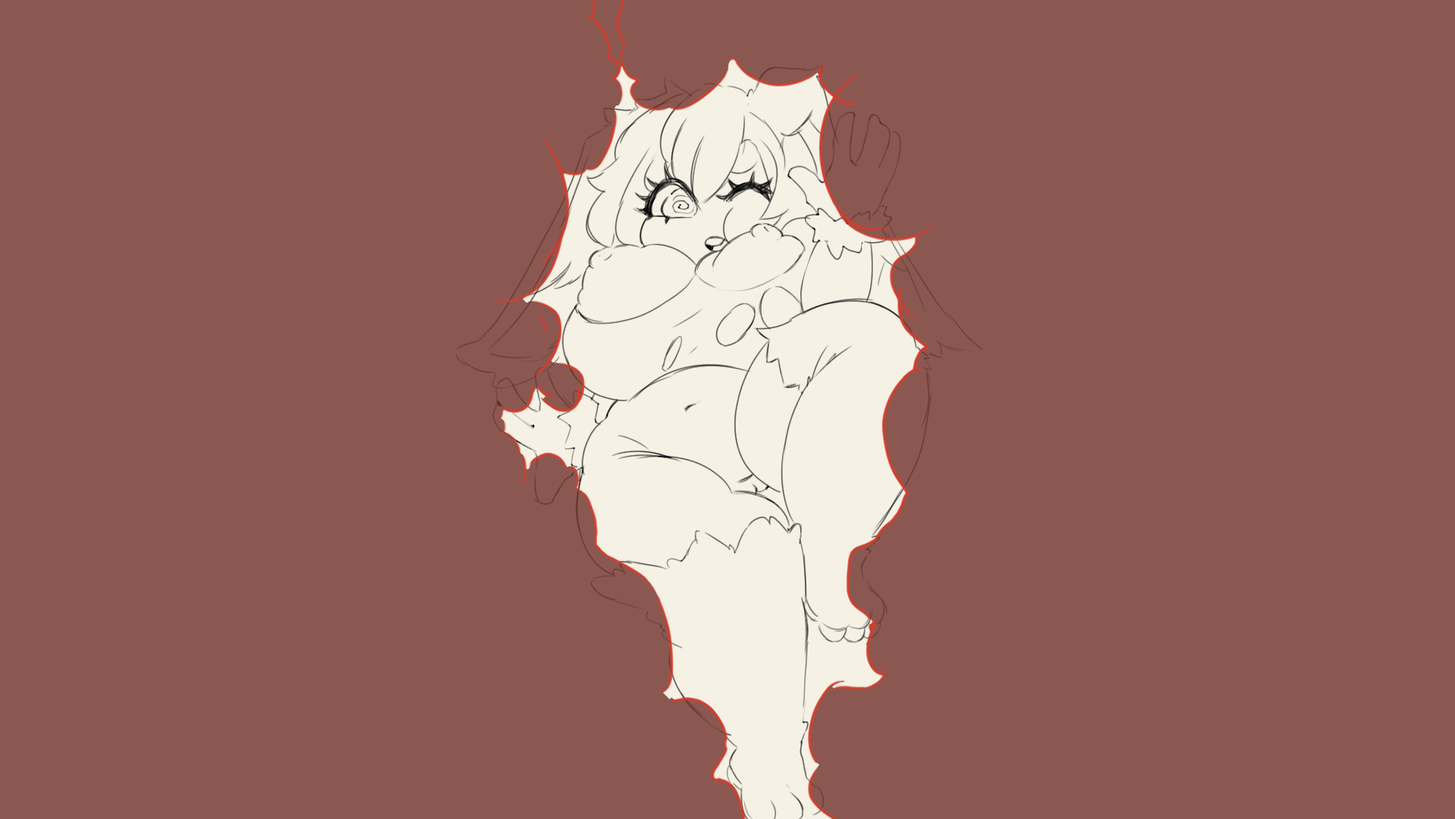
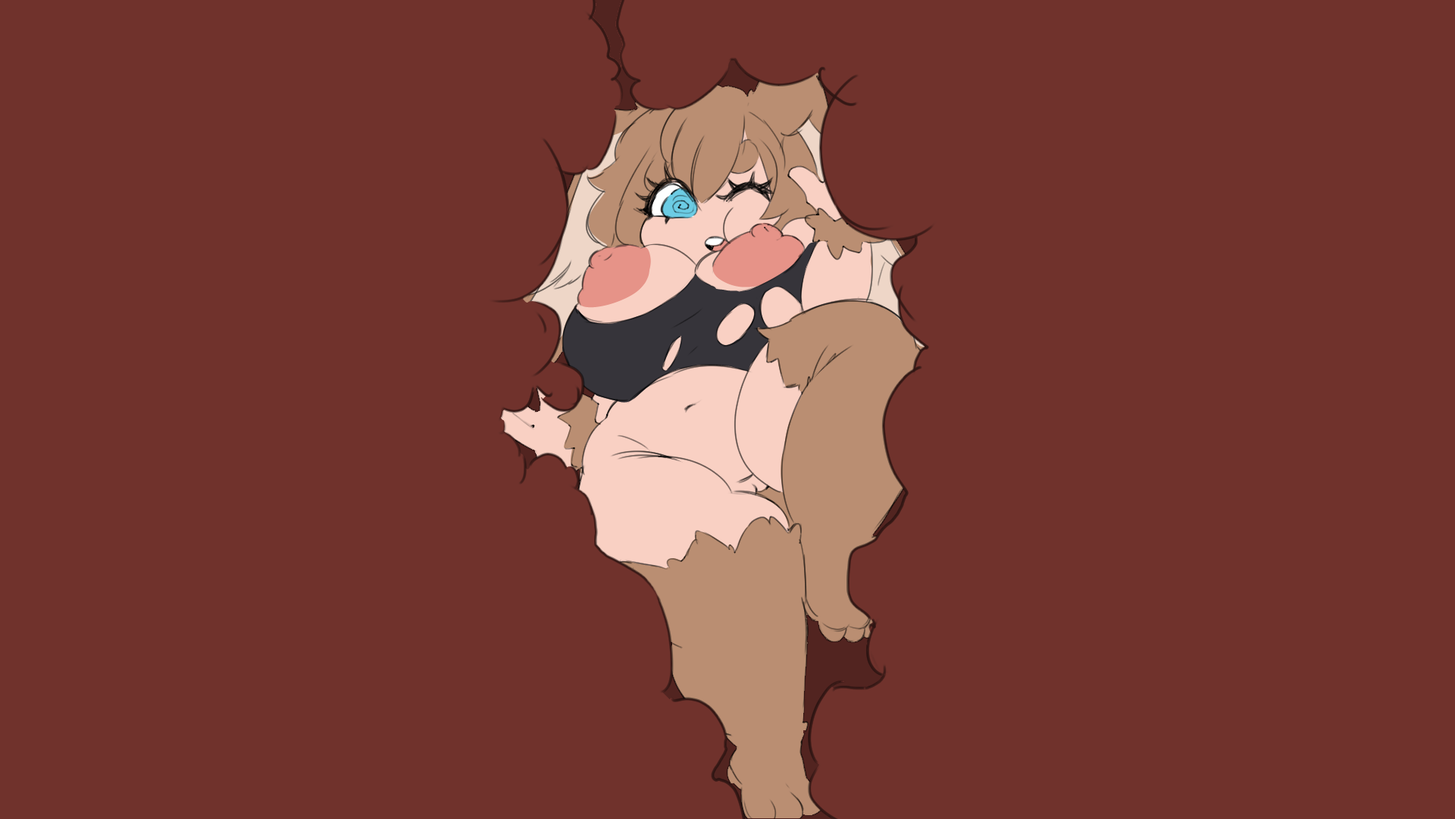
Layered file, before and after one edit (1455 x 819). Changes by layer:
"Layer 6": blend normal → multiply, painted on it over [488, 0, 937, 819]
"Layer 7": opacity 80% → 100%, painted on it over [0, 0, 1455, 819]
painted on "Layer 1" over [455, 63, 985, 816]
added layer "blue" in group "I2" over [661, 187, 699, 219]
added layer "lightbrown" in group "I2" over [483, 118, 932, 357]
added layer "brown" in group "I2" over [435, 42, 1047, 819]
added layer "black" in group "I2" over [560, 241, 818, 403]
added layer "pink" in group "I2" over [577, 222, 805, 308]
added layer "white" in group "I2" over [649, 182, 724, 246]
added layer "Layer 3" in group "I2" over [456, 65, 982, 818]
added layer "bg" in group "I2" over [0, 0, 1455, 819]
